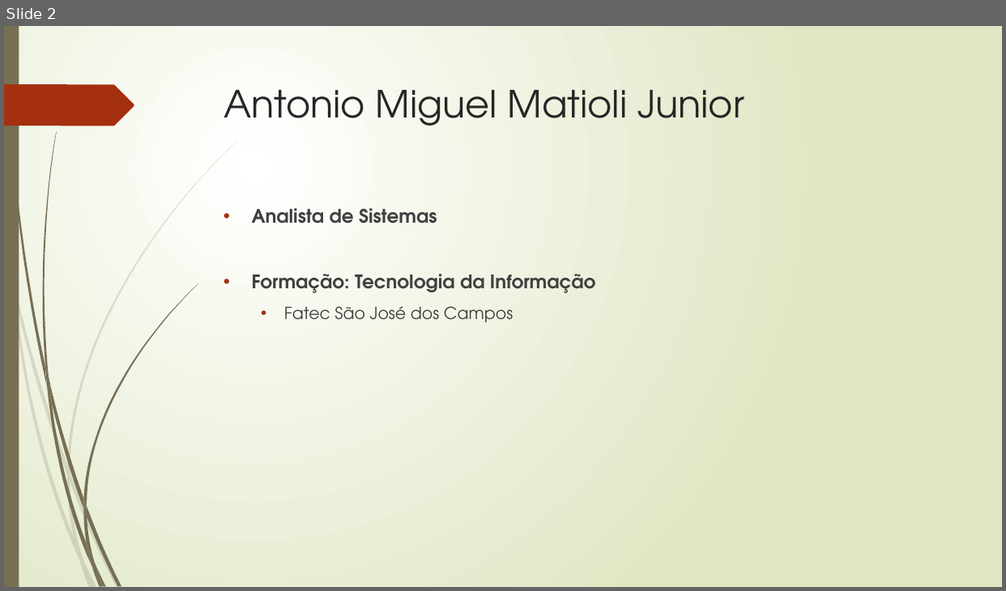
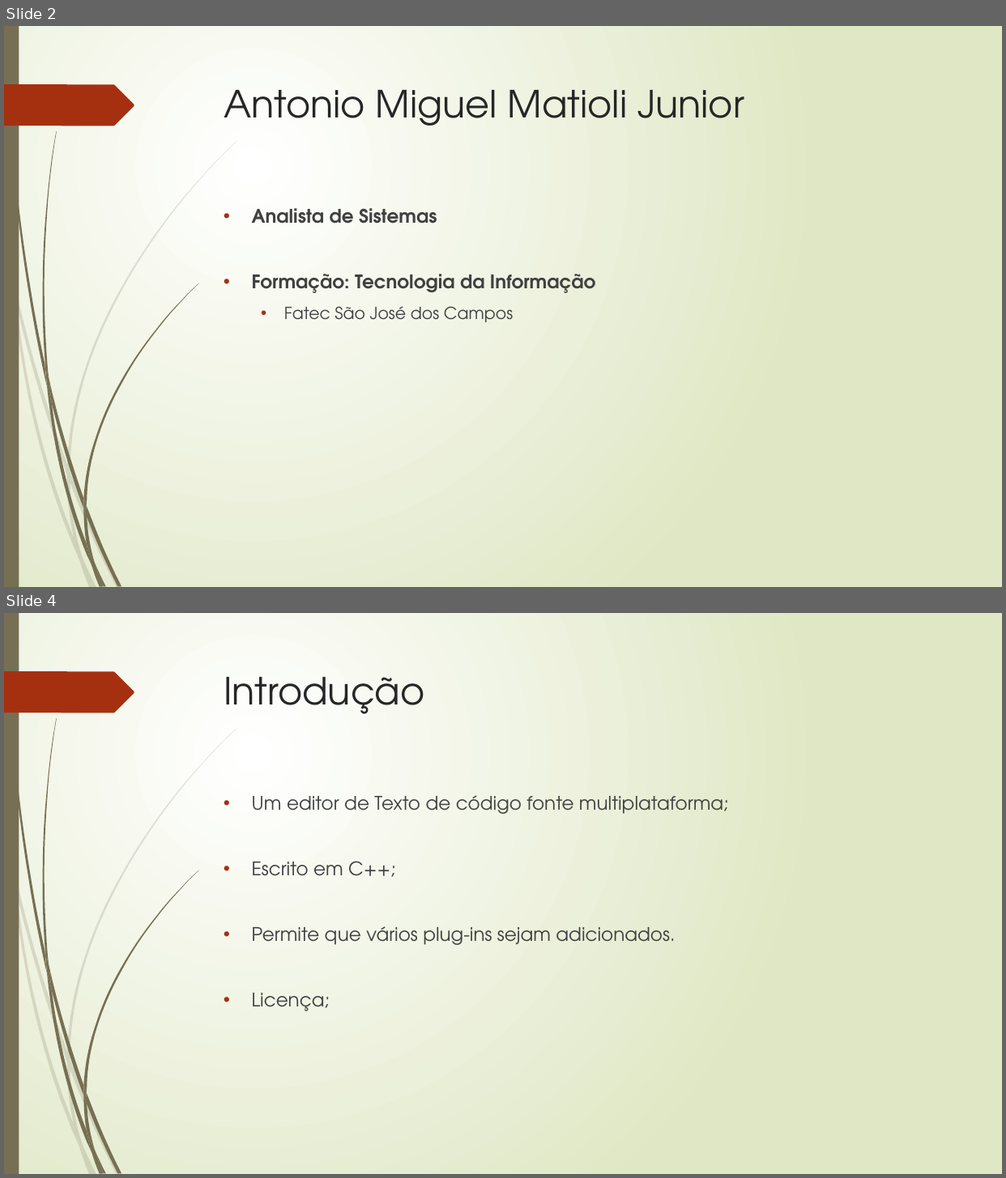
Before and after one commit to amatioli/Sublime, a slide deck: Sublime Text.pptx. Shown one above the other, each under a label of ours: slide 2 before the commit, slides 2 and 4 after it; the slides between them are not shown. The pictures are 1006x591 and 1006x1178 pixels, drawn with LibreOffice and Linux fonts; fonts in the diff are those of the drawing. Boxes give left, top, right and bottom in pixels: in the first picture for what was removed or moved away, otherwise in the second. Text is boxed around its words. In the diff, an @@ line names an element or a change of style, - is before the commit and + after.

```diff
--- a/Sublime Text.pptx
+++ b/Sublime Text.pptx
@@ slide 4 added at bbox=[4, 613, 1002, 1174], background gradient #FFFFFF to #DFE8C4; not listed: 24 template elements that a slide beside it also shows @@
@@ title added at bbox=[224, 677, 424, 714], 36 pt, text #262626 @@
+Introdução
@@ text added at bbox=[252, 795, 729, 1012], 18 pt, text #404040 @@
+• Um editor de Texto de código fonte multiplataforma;
+• Escrito em C++;
+• Permite que vários plug-ins sejam adicionados.
+• Licença;
```
Also in this commit, not shown: 2 slides changed, 2 other slides added, 4 slides removed, 5 other files.
